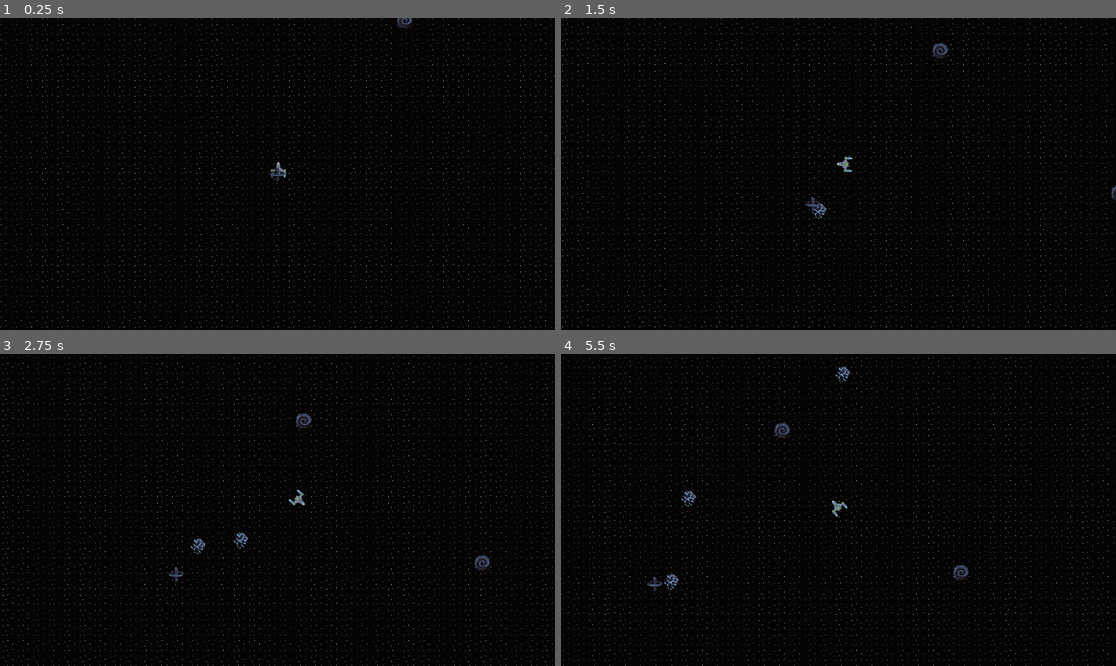
Above: before the commit, frames 1-4 (two rows, left to right).
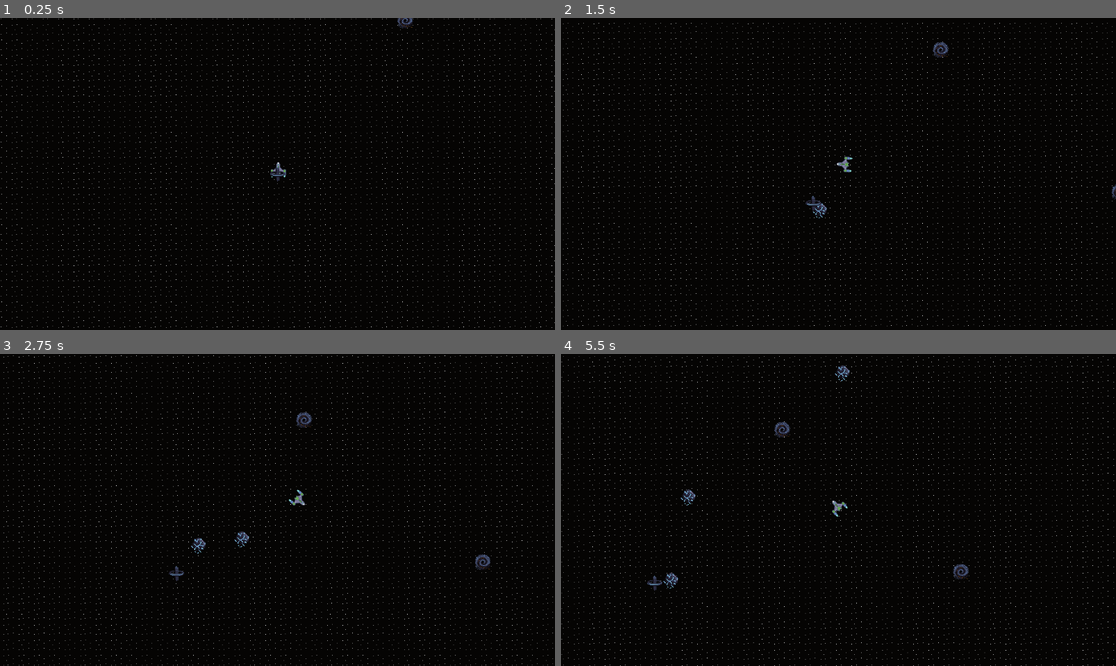
Above: after the commit, the same moments.

Repository: JoshPattman/microjam-034
Game: Godot game, scene res://scenes/game.tscn
The game is run twice, just before and just after one commit, with the same random seed, the same clock (stepped at 60 frames per second) and the same inputs.
Inputs:
- Up to frame 1 (0.25 s): no input
- Up to frame 2 (1.5 s): hold D (player_right) 0.53-1.28 s; tap Shift (player_boost) at 0.6 s; hold S (player_back) from 1.28 s (still down); tap Ctrl (player_break) at 1.35 s
- Up to frame 3 (2.75 s): release S (player_back) at 2.03 s; hold D (player_right) from 2.03 s (still down); tap Shift (player_boost) at 2.1 s
- Up to frame 4 (5.5 s): release D (player_right) at 2.78 s; hold W (player_forward) 2.78-3.53 s; tap Ctrl (player_break) at 2.85, 4.35 s; hold A (player_left) 3.53-5.03 s; tap Shift (player_boost) at 3.6, 5.1 s; hold S (player_back) from 5.03 s (still down)

The runs differ from the first frame. In frame 1, 2.8% of the frame differs, in the area x 0-100%, y 0-100%; in frame 2, 3.8%; in frame 3, 4.0%; in frame 4, 4.1%.

Commit message:
ship respawn

Diff:
--- /dev/null
+++ b/godot/game_objects/station.gd
@@ -0,0 +1,11 @@
+extends Sprite2D
+
+@export var ship_scene: PackedScene
+
+var current_ship: Node2D
+
+func _process(delta: float) -> void:
+	if current_ship == null:
+		current_ship = ship_scene.instantiate()
+		current_ship.position = position
+		add_sibling(current_ship)
--- a/godot/game_objects/station.tscn
+++ b/godot/game_objects/station.tscn
@@ -1,8 +1,12 @@
-[gd_scene load_steps=2 format=3 uid="uid://rm50arymrac8"]
+[gd_scene load_steps=4 format=3 uid="uid://rm50arymrac8"]
 
 [ext_resource type="Texture2D" uid="uid://cx68l1ieiqn" path="res://sprites/station001.png" id="1_phur1"]
+[ext_resource type="Script" uid="uid://dv5qup0e7c5x4" path="res://game_objects/station.gd" id="2_26n74"]
+[ext_resource type="PackedScene" uid="uid://c8jr51j6ge7n0" path="res://game_objects/player.tscn" id="3_ksyti"]
 
 [node name="Station" type="Sprite2D"]
 z_index = 100
 texture_filter = 1
 texture = ExtResource("1_phur1")
+script = ExtResource("2_26n74")
+ship_scene = ExtResource("3_ksyti")
--- a/godot/scenes/game.tscn
+++ b/godot/scenes/game.tscn
@@ -1,9 +1,8 @@
-[gd_scene load_steps=7 format=3 uid="uid://8w4qxf6yifmj"]
+[gd_scene load_steps=6 format=3 uid="uid://8w4qxf6yifmj"]
 
 [ext_resource type="Script" uid="uid://bhfdk1ufae0dw" path="res://scripts/game.gd" id="1_iywne"]
 [ext_resource type="Texture2D" uid="uid://db7at2foucunm" path="res://sprites/background001.png" id="1_lnu2h"]
 [ext_resource type="PackedScene" uid="uid://rm50arymrac8" path="res://game_objects/station.tscn" id="2_lbhrr"]
-[ext_resource type="PackedScene" uid="uid://c8jr51j6ge7n0" path="res://game_objects/player.tscn" id="3_lnu2h"]
 [ext_resource type="PackedScene" uid="uid://8u76lxidkpfp" path="res://game_objects/player_camera.tscn" id="4_lbhrr"]
 [ext_resource type="PackedScene" path="res://game_objects/blackhole.tscn" id="6_p57ef"]
 
@@ -23,8 +22,6 @@
 [node name="Station" parent="." instance=ExtResource("2_lbhrr")]
 
 [node name="Asteroids" type="Node2D" parent="."]
-
-[node name="Player" parent="." instance=ExtResource("3_lnu2h")]
 
 [node name="PlayerCamera" parent="." instance=ExtResource("4_lbhrr")]
 
Not shown, added: godot/game_objects/station.gd.uid
